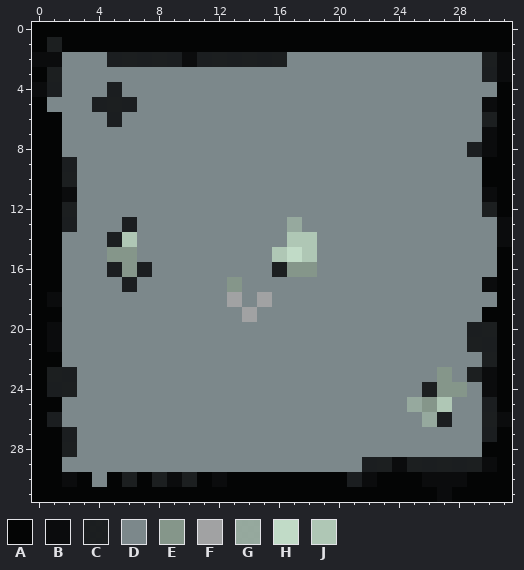
One commit to this pixel-art sprite: client/sprites/gry_sqr.png. Above is the file before it was changed.
The file is 32x32 pixels. Colours within 5 levels of each other are drawn and written as one.
Palette (. is transparent): A #030404fb  B #090a0bf7  C #191c1ded  D #7c888b  E #87998cf7  F #a4a5a6f7  G #9cb0a4ed  H #c2dcc8fd  J #b1c9b7fb
Once edited:
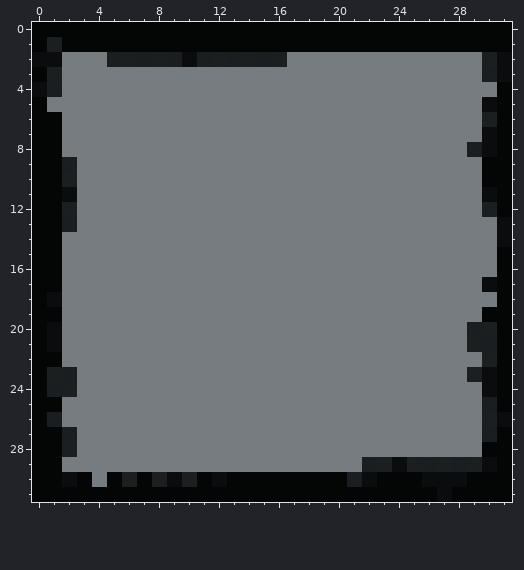
Difference:
@@ palette @@
-D #7c888b
+D #767c7f
@@ x 2..8 @@
  3 DDDDDDD
- 4 DDDCDDD
- 5 DDCCCDD
- 6 DDDCDDD
+ 4 DDDDDDD
+ 5 DDDDDDD
+ 6 DDDDDDD
  7 DDDDDDD
@@ x 3..20 @@
 12 DDDDDDDDDDDDDDDDDD
-13 DDDCDDDDDDDDDDGDDD
-14 DDCJDDDDDDDDDDJJDD
-15 DDEEDDDDDDDDDJHJDD
-16 DDCECDDDDDDDDCEEDD
-17 DDDCDDDDDDEDDDDDDD
-18 DDDDDDDDDDFDFDDDDD
-19 DDDDDDDDDDDFDDDDDD
+13 DDDDDDDDDDDDDDDDDD
+14 DDDDDDDDDDDDDDDDDD
+15 DDDDDDDDDDDDDDDDDD
+16 DDDDDDDDDDDDDDDDDD
+17 DDDDDDDDDDDDDDDDDD
+18 DDDDDDDDDDDDDDDDDD
+19 DDDDDDDDDDDDDDDDDD
 20 DDDDDDDDDDDDDDDDDD
@@ x 23..30 @@
 22 DDDDDDDC
-23 DDDDEDCB
-24 DDDCEEDB
-25 DDGEJDDC
-26 DDDGCDDC
+23 DDDDDDCB
+24 DDDDDDDB
+25 DDDDDDDC
+26 DDDDDDDC
 27 DDDDDDDC
Where, in picture pixels (left, top, right, bottom), the same in both pictures:
changed: (47, 52, 497, 487)
